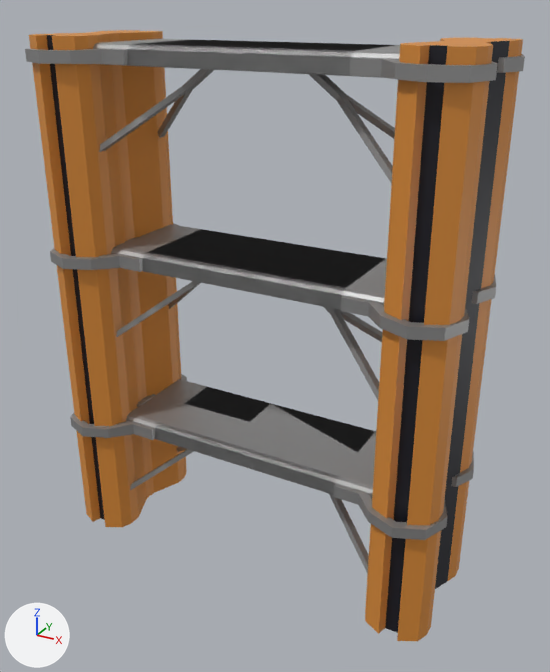
Two versions of the FBX model Assets/models/ladder.fbx, one commit apart.
Camera for both pictures: a camera (50 mm lens) standing at (1.3, -2.27, 1.08) and looking at (0.05, 0.0, -0.05). The axes (+X, +Y, +Z) are drawn at lower left. The lights are the same throughout. Where no turn or scale is listed for an object, it has been applied to the vertices.

The older version as bpy lines, for what is in view:
```python
me_cylinder_002 = bpy.data.meshes.new('Cylinder.002')
me_cylinder_002.from_pydata(...)  # 120 vertices, 68 faces; spans x -1.44..0.12, y -0.1..0.45, z -0.98..0.98
# faces by material slot: [60, 8]
me_cylinder_002.materials.append(mat_orange)  # orange #db8d38
me_cylinder_002.materials.append(mat_dark_blue)  # black #101321
me_plane_002 = bpy.data.meshes.new('Plane.002')
me_plane_002.from_pydata(...)  # 504 vertices, 480 faces; spans x -0.8..0.8, y -0.14..0.48, z -0.07..1.42
me_plane_002.materials.append(mat_grey)  # grey #a0a0a0
me_plane_003 = bpy.data.meshes.new('Plane.003')
me_plane_003.from_pydata(...)  # 144 vertices, 120 faces; spans x -0.74..0.39, y 0.01..0.4, z -0.02..1.75
me_plane_003.materials.append(mat_grey)  # grey #a0a0a0
ob_cylinder = bpy.data.objects.new('Cylinder', me_cylinder_002)
ob_cylinder.location = (0.662, -0.174, 0.0)
ob_plane = bpy.data.objects.new('Plane', me_plane_002)
ob_plane.location = (0.0, -0.174, -0.464)
ob_plane_001 = bpy.data.objects.new('Plane.001', me_plane_003)
ob_plane_001.location = (0.171, -0.208, -0.812)
```
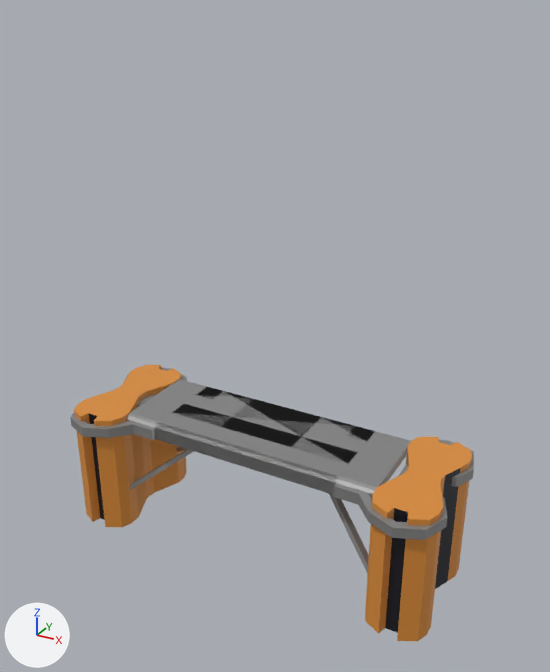
The newer file is also turned or shifted as a whole; pictures and numbers use the older file's frame.

Boxes (x1, y1, x2, y2) around the edits, measured in the pictures (550 x 672 px):
'Cylinder', mesh rescaled (19% narrower, 55% shorter): before (29, 30, 523, 641); after (74, 365, 472, 641)
'Plane', reshaped (19% narrower, 66% shorter): before (25, 39, 525, 540); after (70, 368, 474, 540)
'Plane.001', reshaped: before (99, 69, 395, 574); after (130, 446, 369, 574)
part 1 of me_plane_002, deleted: before (25, 39, 525, 341)
part 2 of me_plane_003, deleted: before (99, 69, 395, 400)

The change, as a list of edits to the scene's bpy script:
```text
Change me_cylinder_002:
    where me_cylinder_002.from_pydata(...)  # 120 vertices, 68 faces; spans x -1.44..0.12, y -0.1..0.45, z -0.98..0.98
    used by ob_cylinder; location = (0.662, -0.174, 0.0)
    me_cylinder_002 part 3: the whole mesh is scaled about its middle by (1, 1, 0.267), then moved by (0.0, 0.0, -0.72)
Change me_plane_003:
    used by ob_plane_001; location = (0.171, -0.208, -0.812)
    remove me_plane_003.from_pydata(...)  # 144 vertices, 120 faces; spans x -0.74..0.39, y 0.01..0.4, z -0.02..1.75
    add me_plane_003.from_pydata(...)  # 48 vertices, 40 faces; spans x -0.74..0.39, y 0.01..0.4, z -0.02..0.33
    me_plane_003 part 2: 8 loose pieces with 96 vertices, spanning x -0.74..0.39, y 0.01..0.4, z 0.69..1.75, are deleted
Change me_plane_002:
    used by ob_plane; location = (0.0, -0.174, -0.464)
    remove me_plane_002.from_pydata(...)  # 504 vertices, 480 faces; spans x -0.8..0.8, y -0.14..0.48, z -0.07..1.42
    add me_plane_002.from_pydata(...)  # 168 vertices, 160 faces; spans x -0.8..0.8, y -0.14..0.48, z -0.07..0.0
    me_plane_002 part 1: 8 loose pieces with 336 vertices, spanning x -0.8..0.8, y -0.14..0.48, z 0.64..1.42, are deleted
```
